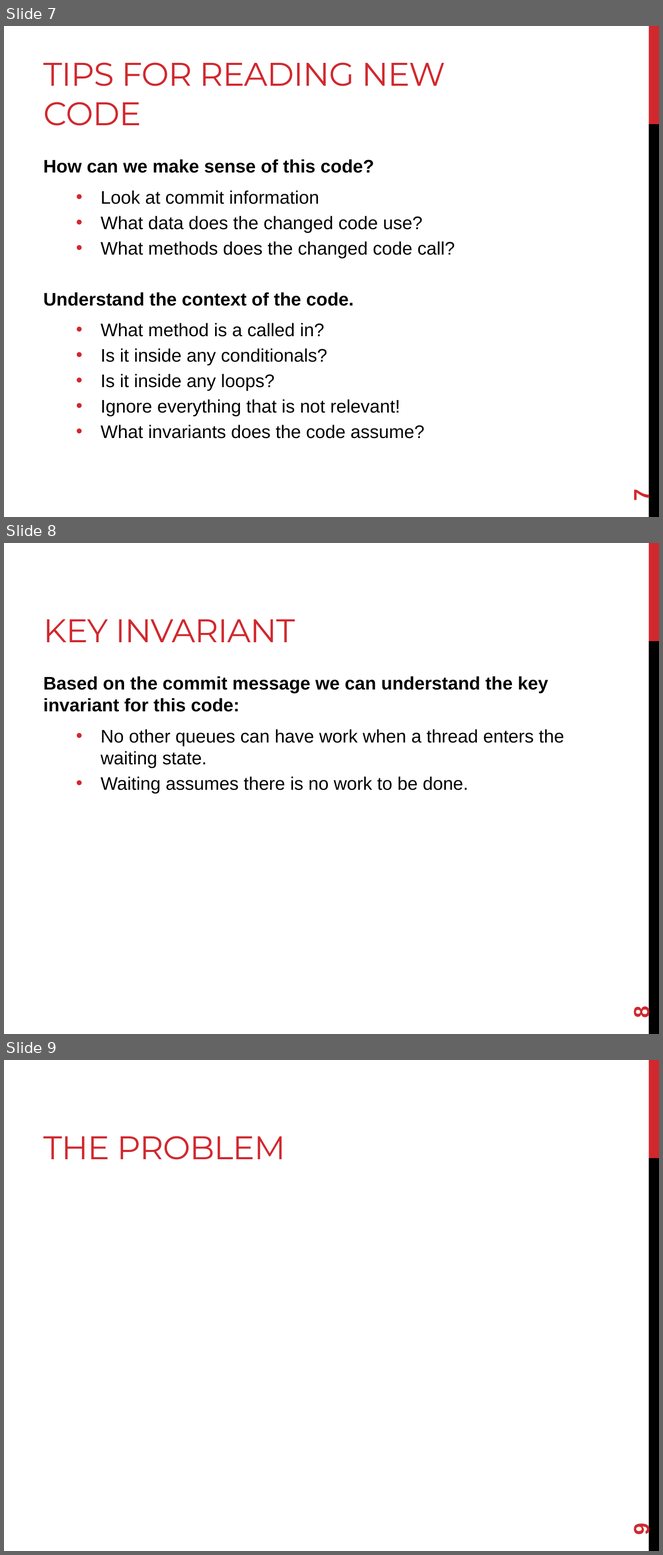
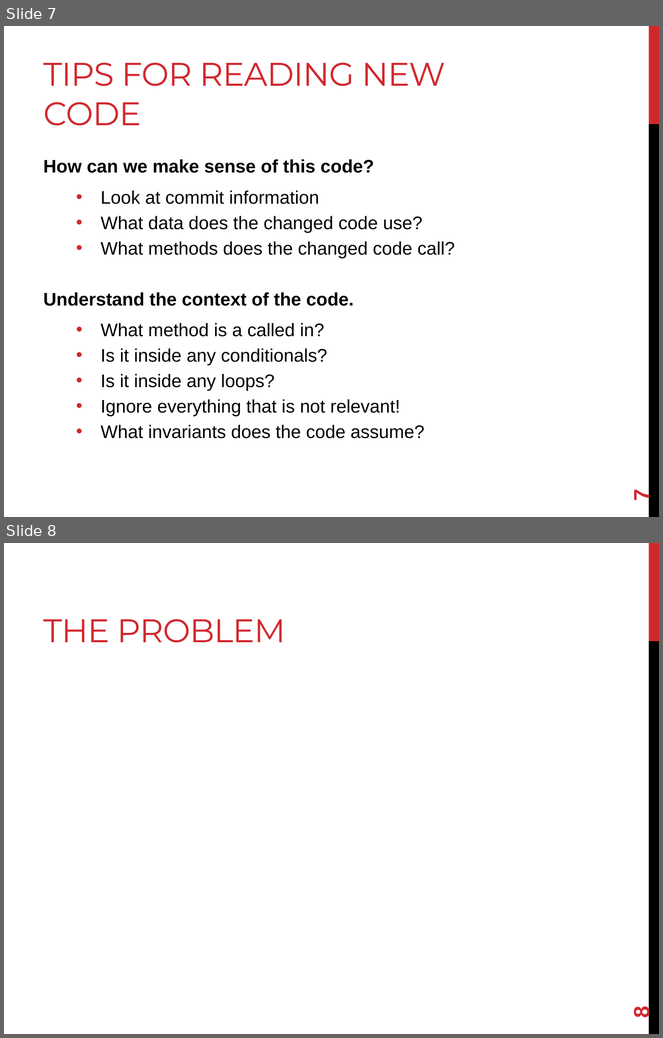
Before and after one commit to joshpeterson/DevelopingConcurrentSoftware, a slide deck: Lectures/Case Study - Synchronizing a Thread Pool/Case Study - Synchronizing a Thread Pool.pptx. Shown one above the other, each under a label of ours: slides 7, 8 and 9 before the commit, slides 7 and 8 after it. The pictures are 663x1555 and 663x1038 pixels, drawn with LibreOffice and Linux fonts; fonts in the diff are those of the drawing. Boxes give left, top, right and bottom in pixels: in the first picture for what was removed or moved away, otherwise in the second. Text is boxed around its words. In the diff, an @@ line names an element or a change of style, - is before the commit and + after.

```diff
--- a/Lectures/Case Study - Synchronizing a Thread Pool/Case Study - Synchronizing a Thread Pool.pptx
+++ b/Lectures/Case Study - Synchronizing a Thread Pool/Case Study - Synchronizing a Thread Pool.pptx
@@ slide 8 removed at (x1=4, y1=543, x2=659, y2=1034), background #FFFFFF; not listed: 2 template elements that a slide beside it also shows @@
@@ title removed at (x1=44, y1=619, x2=295, y2=642) @@
-KEY INVARIANT
@@ text removed at (x1=44, y1=676, x2=565, y2=794) @@
-Based on the commit message we can understand the key invariant for this code:
-  • No other queues can have work when a thread enters the waiting state.
-  • Waiting assumes there is no work to be done.
@@ page number removed at (x1=630, y1=1007, x2=654, y2=1018) @@
-8
@@ what was slide 9 is now slide 8 @@
@@ page number at (x1=630, y1=1007, x2=654, y2=1018): text changed @@
-9
+8
```
Also in this commit, not shown: 2 other files.
